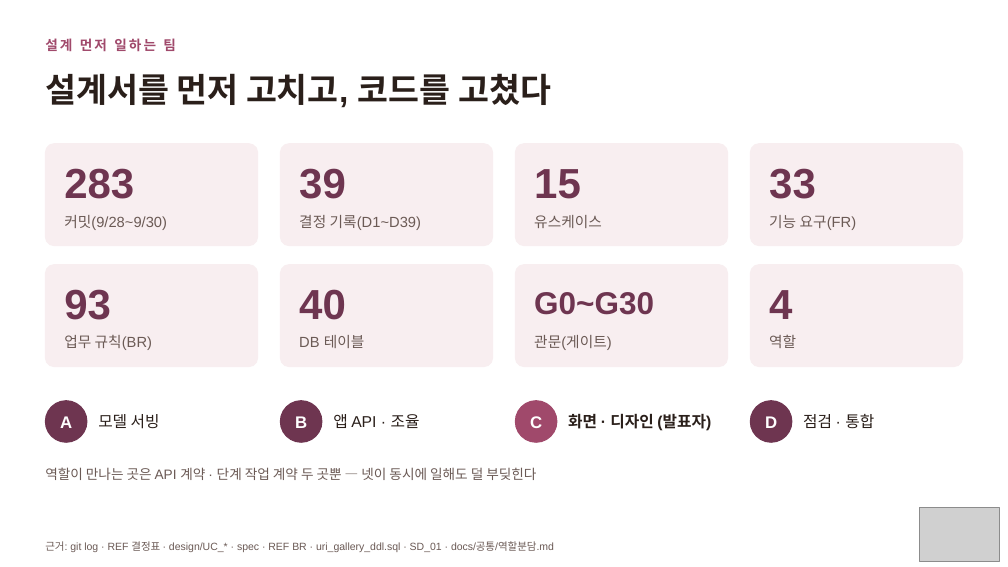
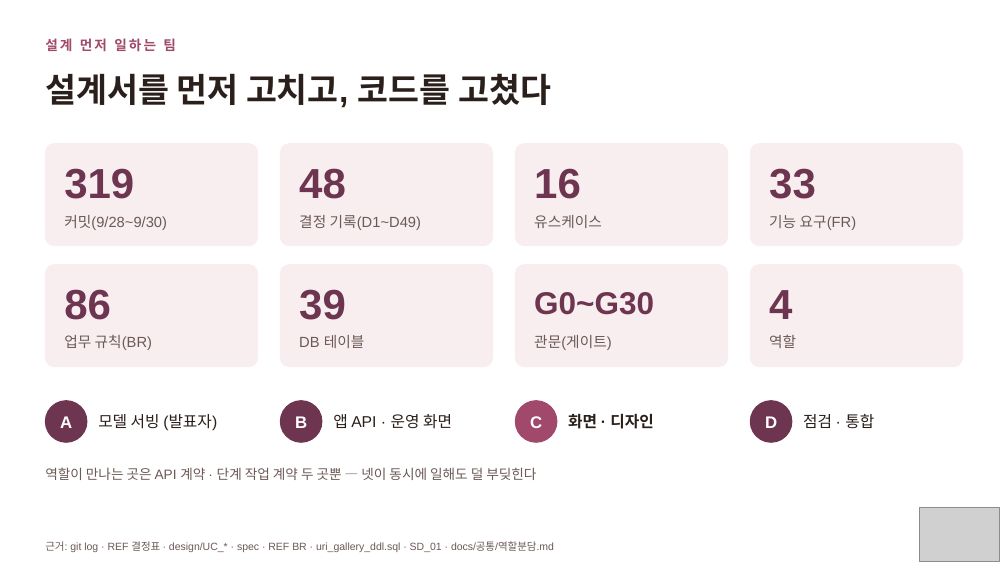
Before and after one commit to kids-gallery/uri-gallery, a slide deck: slide 11 of docs/공통/발표/우리아이미술관_발표2.pptx. Drawn at 1008x567 pixels with LibreOffice and Linux fonts; fonts in the diff are those of the drawing; grey boxes stand for pictures. Boxes give left, top, right and bottom in pixels: in the first picture for what was removed or moved away, otherwise in the second. Text is boxed around its words. In the diff, an @@ line names an element or a change of style, - is before the commit and + after.

```diff
--- a/docs/공통/발표/우리아이미술관_발표2.pptx
+++ b/docs/공통/발표/우리아이미술관_발표2.pptx
@@ text at <box>64,168,134,199</box>: text changed @@
-283
+319
@@ text at <box>299,168,346,199</box>: text changed @@
-39
+48
@@ text at <box>534,168,581,199</box>: text changed @@
-15
+16
@@ text at <box>299,215,421,230</box>: text changed @@
-결정 기록(D1~D39)
+결정 기록(D1~D49)
@@ text at <box>64,289,111,320</box>: text changed @@
-93
+86
@@ text at <box>299,289,346,320</box>: text changed @@
-40
+39
@@ text at <box>98,414,217,431</box>: text changed @@
-모델 서빙
+모델 서빙 (발표자)
@@ text at <box>333,414,452,429</box>: text changed @@
-앱 API · 조율
+앱 API · 운영 화면
@@ text at <box>568,413,653,429</box>: text changed @@
-화면 · 디자인 (발표자)
+화면 · 디자인
```
Also in this commit, not shown: 13 other slides changed, 3 other files.
